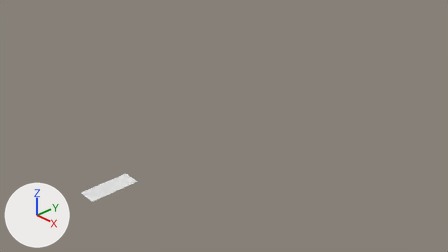
An edit to the Blender file source/Kamov.blend, drawn before and after from the same camera.
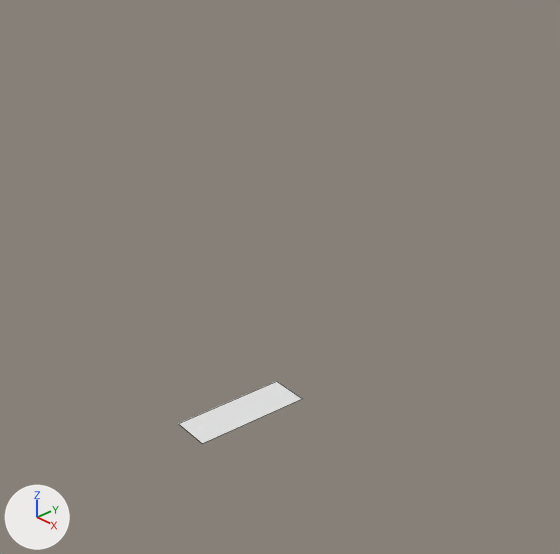
There are two pictures of each version: one from the file's camera 'Camera', one close up on the part from 0% to 57% of the width and 0% to 100% of the height. Arrows for +X, +Y and +Z are at lower left; the lights stay in place. The close-ups show mesh edges as thin lines.

Script lines for the objects in view, before the commit:
```python
me_plane = bpy.data.meshes.new('Plane')
me_plane.from_pydata([(-1.0, -1.0, 0.0), (1.0, -1.0, 0.0), (-1.0, 1.0, 0.0), (1.0, 1.0, 0.0)], [], [(0, 1, 3, 2)])
ob_plane = bpy.data.objects.new('Plane', me_plane)
ob_plane.location = (0.27, -2.71, 0.14)
ob_plane.scale = (0.203, 0.495, 1.0)
```
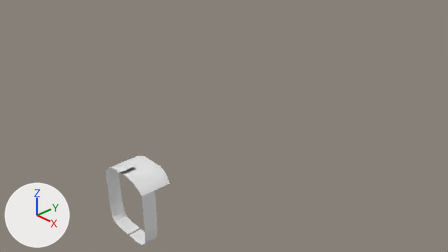
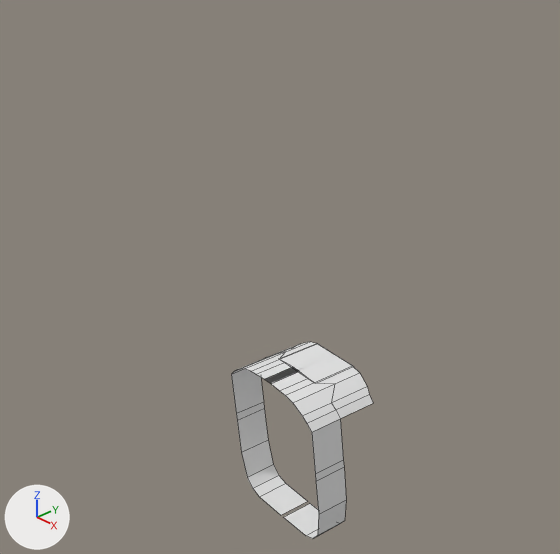
Boxes (x1, y1, x2, y2) around the edits, measured in the close-ups (560 x 554 px):
'Plane', reshaped, moved, rescaled, modifiers changed (14% wider, 208% taller): before (178, 381, 302, 444); after (231, 342, 373, 538)
part 1 of me_plane, added: after (231, 342, 373, 538)

What the commit changed:
me_plane is used by ob_plane; location (0.27, -2.71, 0.14); scale (0.203, 0.495, 1.0).
me_plane had 4 vertices, 1 face and spanned x -1.0..1.0, y -1.0..1.0, z 0.0.
me_plane now has 42 vertices, 21 faces, 1 loose edge and spans x -5.54..12.31, y -1.0..3.82, z -1.54..0.0.
Part 1, on me_plane:
24 vertices are added at x -5.54..12.31, y -1.0..3.82, z -1.54..-0.01.
14 new vertices lie (0.0, 2.0, 0.0) away from vertices in x 0.38..12.31, y -1.0, z -1.54..-0.01.
1 loose edge is added.
20 new faces join them.
Object 'Plane' (ob_plane) moves from (0.27, -2.71, 0.14) to (0.01, -2.12, 0.14).
Object 'Plane' (ob_plane) is rescaled from (0.203, 0.495, 1.0) to (0.0541, 0.155, 1.0).
Object 'Plane' (ob_plane) gains a MIRROR modifier named 'Mirror'.
Modifier setting: use_clip = True.
